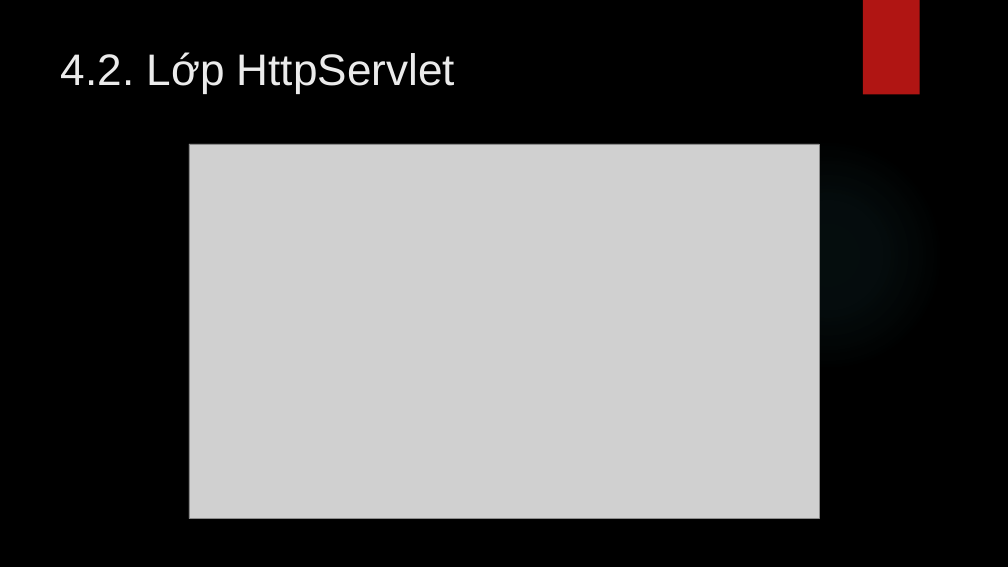
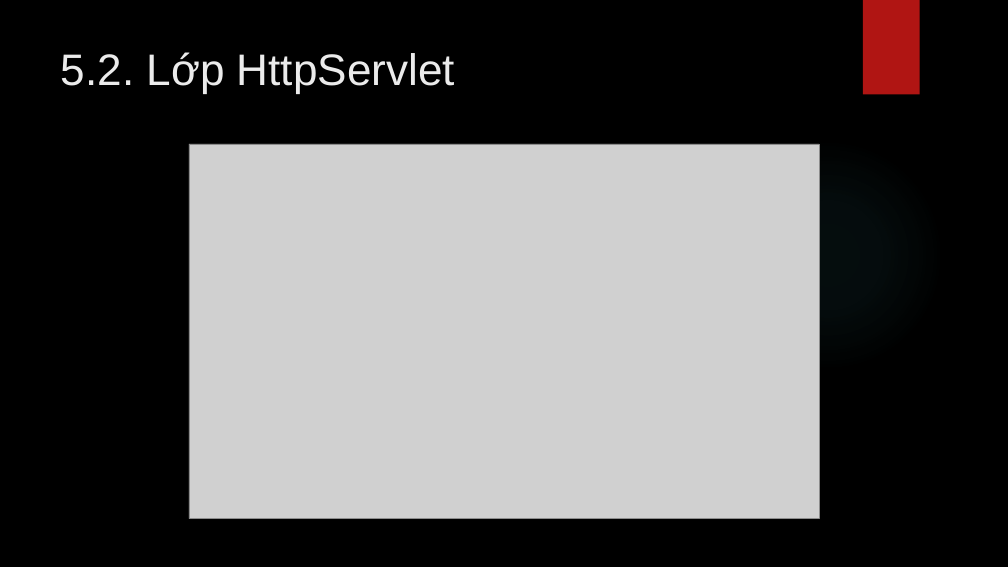
Before and after one commit to lequochai26/GDUTraining_Basic_Java_Web_Development, a slide deck: slide 18 of Slides/Day_7_1.pptx (slide 17 before the commit). Drawn at 1008x567 pixels with LibreOffice and Linux fonts; fonts in the diff are those of the drawing; grey boxes stand for pictures; background and template pictures are left out. Boxes give left, top, right and bottom in pixels: in the first picture for what was removed or moved away, otherwise in the second. Text is boxed around its words. In the diff, an @@ line names an element or a change of style, - is before the commit and + after.

```diff
--- a/Slides/Day_7_1.pptx
+++ b/Slides/Day_7_1.pptx
@@ title at (x1=61, y1=52, x2=455, y2=93): text changed @@
-4.2. Lớp HttpServlet
+5.2. Lớp HttpServlet
```
Also in this commit, not shown: 15 other slides changed, 1 slide added.
